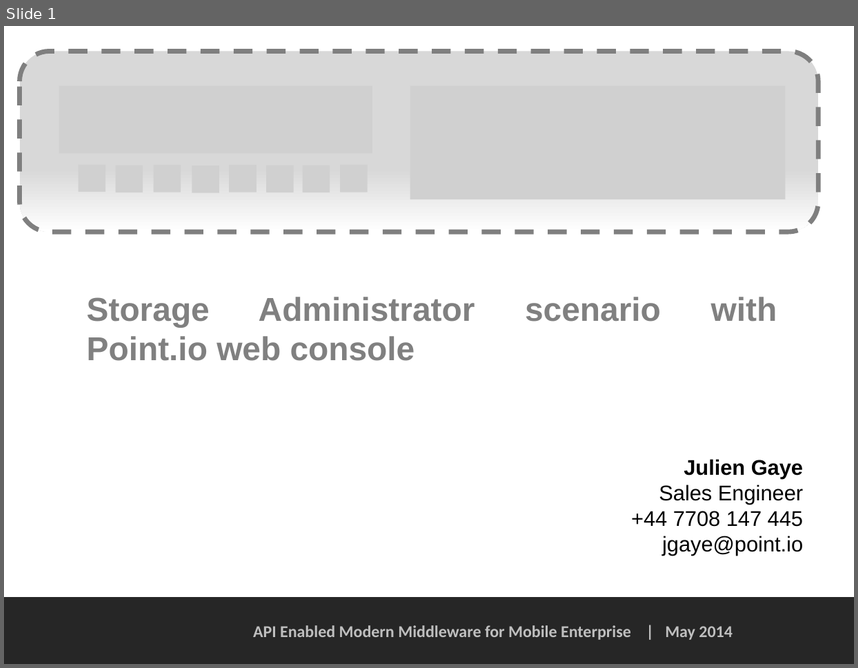
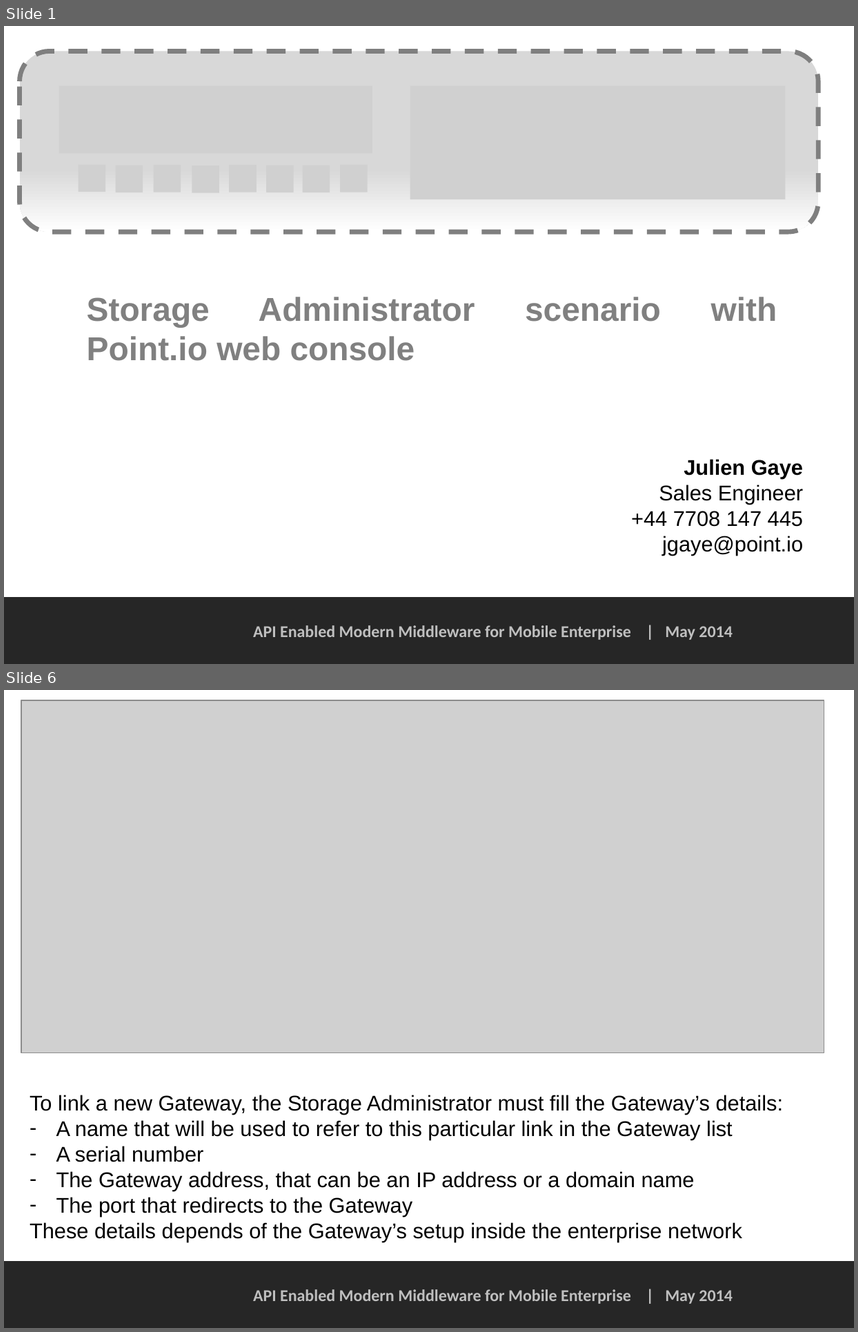
Before and after one commit to PointIO/Documentation, a slide deck: web console doc/Storage Administrator scenario - web console.pptx. Shown one above the other, each under a label of ours: slide 1 before the commit, slides 1 and 6 after it; the slides between them are not shown. The pictures are 858x668 and 858x1332 pixels, drawn with LibreOffice and Linux fonts; fonts in the diff are those of the drawing; grey boxes stand for pictures; background and template pictures are left out. Boxes give left, top, right and bottom in pixels: in the first picture for what was removed or moved away, otherwise in the second. Text is boxed around its words. In the diff, an @@ line names an element or a change of style, - is before the commit and + after.

Commit message:
Update Storage Admin scenario to v1

```diff
--- a/web console doc/Storage Administrator scenario - web console.pptx
+++ b/web console doc/Storage Administrator scenario - web console.pptx
@@ slide 6 added at bbox=[4, 690, 854, 1328], background #FFFFFF; not listed: 2 template elements that a slide beside it also shows @@
@@ picture added at bbox=[21, 700, 824, 1052] @@
@@ text added at bbox=[30, 1094, 784, 1241], 18 pt, text #000000 @@
+To link a new Gateway, the Storage Administrator must fill the Gateway’s details:
+– A name that will be used to refer to this particular link in the Gateway list
+– A serial number
+– The Gateway address, that can be an IP address or a domain name
+– The port that redirects to the Gateway
+These details depends of the Gateway’s setup inside the enterprise network
```
Also in this commit, not shown: 2 slides changed, 8 other slides added, 10 slides removed.
